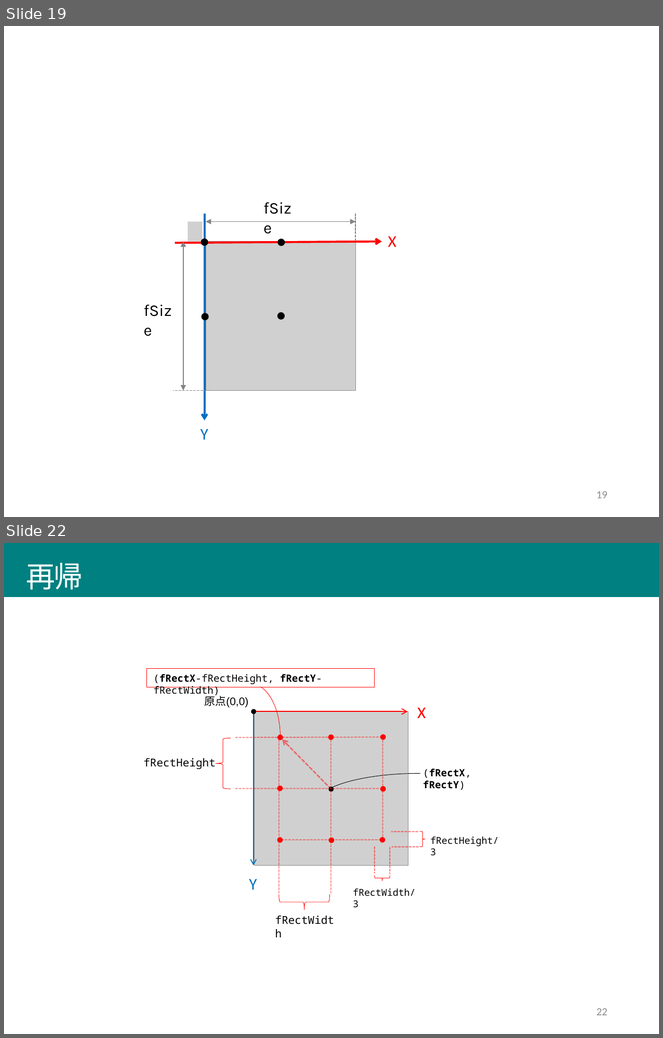
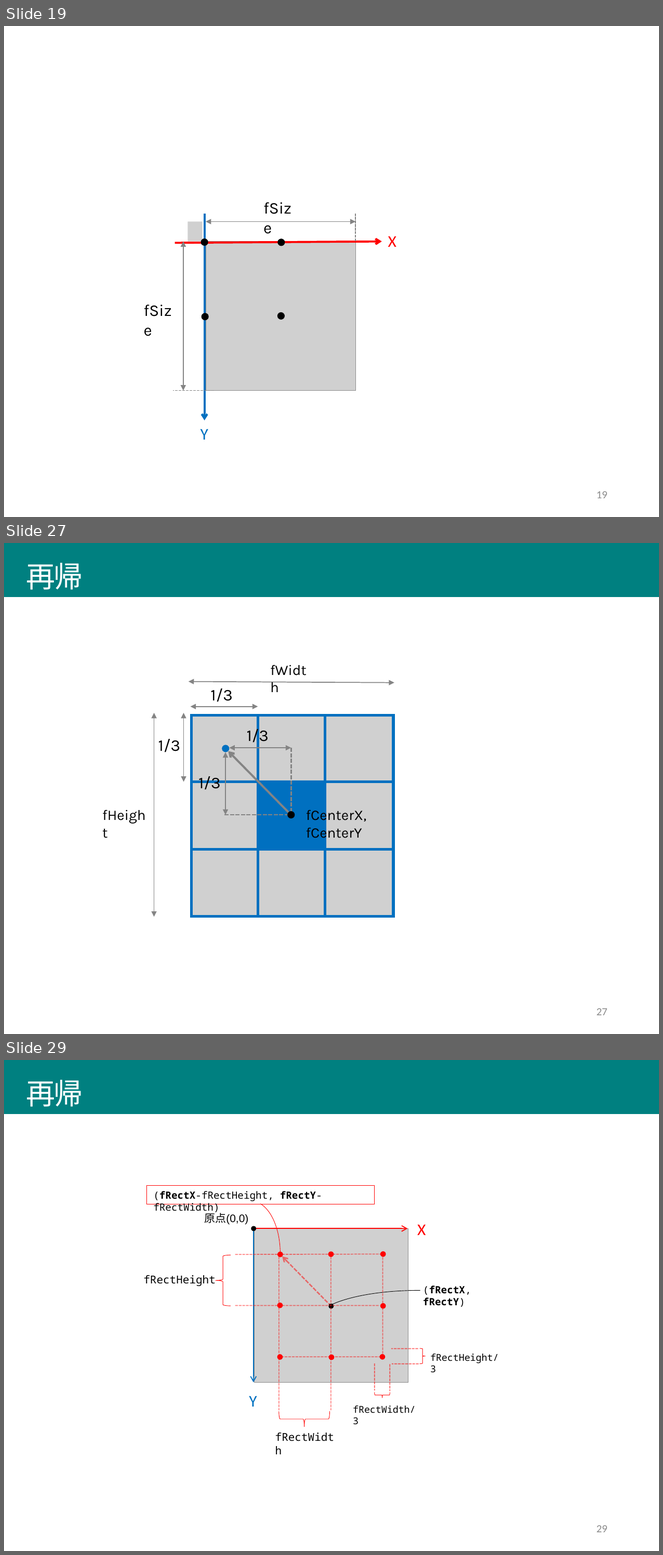
Before and after one commit to afukushimagit/afukushimagit.github.io, a slide deck: images/recursive/図素材.pptx. Shown one above the other, each under a label of ours: slides 19 and 22 before the commit, slides 19, 27 and 29 after it; the slides between them are not shown. The pictures are 663x1038 and 663x1555 pixels, drawn with LibreOffice and Linux fonts; fonts in the diff are those of the drawing; grey boxes stand for pictures. Boxes give left, top, right and bottom in pixels: in the first picture for what was removed or moved away, otherwise in the second. Text is boxed around its words. In the diff, an @@ line names an element or a change of style, - is before the commit and + after.

```diff
--- a/images/recursive/図素材.pptx
+++ b/images/recursive/図素材.pptx
@@ slide 27 added at box(4, 543, 659, 1034), background #FFFFFF @@
@@ title added at box(4, 543, 659, 597), fill #008080, 32 pt, text #FFFFFF @@
+再帰
@@ text added at box(264, 657, 318, 682), 16 pt, text #000000 @@
+fWidth
@@ double arrow added from (395, 682) to (189, 682), #848484 1 pt @@
@@ text added at box(210, 689, 233, 702), 18 pt, text #000000 @@
+1/3
@@ double arrow added from (154, 917) to (154, 714), #848484 1 pt @@
@@ double arrow added from (183, 714) to (183, 782), #848484 1 pt @@
@@ double arrow added from (191, 707) to (258, 707), #848484 1 pt @@
@@ picture added at box(191, 715, 392, 917) @@
@@ rectangle added at box(191, 715, 393, 916), outline #0070C0 3 pt @@
@@ text added at box(247, 727, 269, 745), 18 pt, text #000000 @@
+1/3
@@ line added from (258, 715) to (258, 916), #0070C0 3 pt @@
@@ line added from (325, 715) to (325, 916), #0070C0 3 pt @@
@@ text added at box(158, 739, 181, 753), 18 pt, text #000000 @@
+1/3
@@ ellipse added at box(222, 745, 229, 752), fill #0070C0 @@
@@ double arrow added from (226, 753) to (226, 815), #848484 1 pt @@
@@ arrow added from (291, 815) to (228, 752), #848484 2.25 pt @@
@@ double arrow added from (229, 748) to (291, 748), #848484 1 pt @@
@@ line added from (291, 748) to (291, 815), #848484 1.5 pt dashed @@
@@ text added at box(198, 776, 221, 790), 18 pt, text #000000 @@
+1/3
@@ line added from (393, 782) to (191, 782), #0070C0 3 pt @@
@@ rectangle added at box(258, 782, 324, 850), fill #0070C0 @@
@@ text added at box(96, 803, 154, 827), 16 pt, text #000000 @@
+fHeight
@@ text added at box(306, 807, 366, 841), 16 pt, text #000000 @@
+fCenterX, fCenterY
@@ line added from (225, 815) to (289, 815), #848484 1.5 pt dashed @@
@@ ellipse added at box(288, 812, 295, 819), fill #000000 @@
@@ line added from (393, 850) to (191, 850), #0070C0 3 pt @@
@@ page number added at box(597, 1008, 608, 1016), 12 pt, text #8C8C8C @@
+27
@@ what was slide 22 is now slide 29 @@
@@ page number at box(597, 1525, 608, 1533): text changed @@
-22
+29
```
Also in this commit, not shown: 3 slides changed, 8 other slides added, 1 slide removed, 31 other files.
